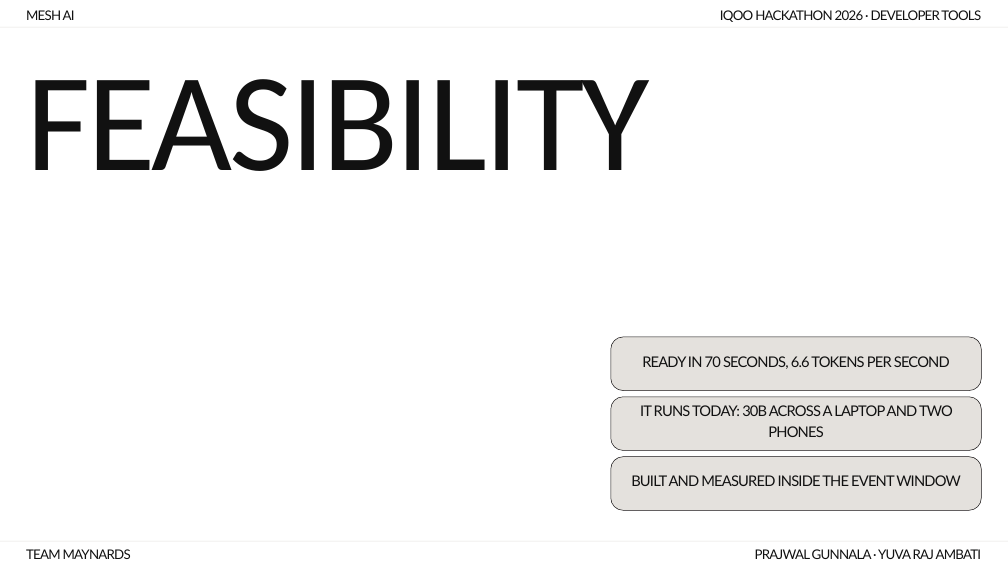
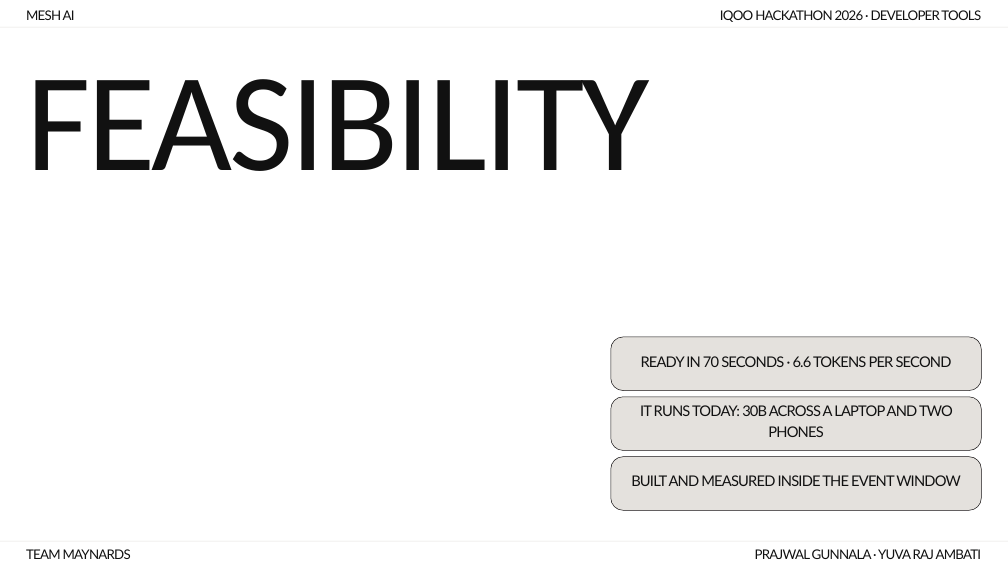
Before and after one commit to prajwal-gunnala/maynards, a slide deck: slide 12 of docs/deck/MeshAI_Deck_v4.pptx (slide 10 before the commit). Drawn at 1008x567 pixels with LibreOffice and Linux fonts; fonts in the diff are those of the drawing. Boxes give left, top, right and bottom in pixels: in the first picture for what was removed or moved away, otherwise in the second. Text is boxed around its words. In the diff, an @@ line names an element or a change of style, - is before the commit and + after.

```diff
--- a/docs/deck/MeshAI_Deck_v4.pptx
+++ b/docs/deck/MeshAI_Deck_v4.pptx
@@ text at (641, 356, 952, 367): text changed @@
-READY IN 70 SECONDS, 6.6 TOKENS PER SECOND
+READY IN 70 SECONDS · 6.6 TOKENS PER SECOND
```
Also in this commit, not shown: 9 other slides changed, 7 other files.
